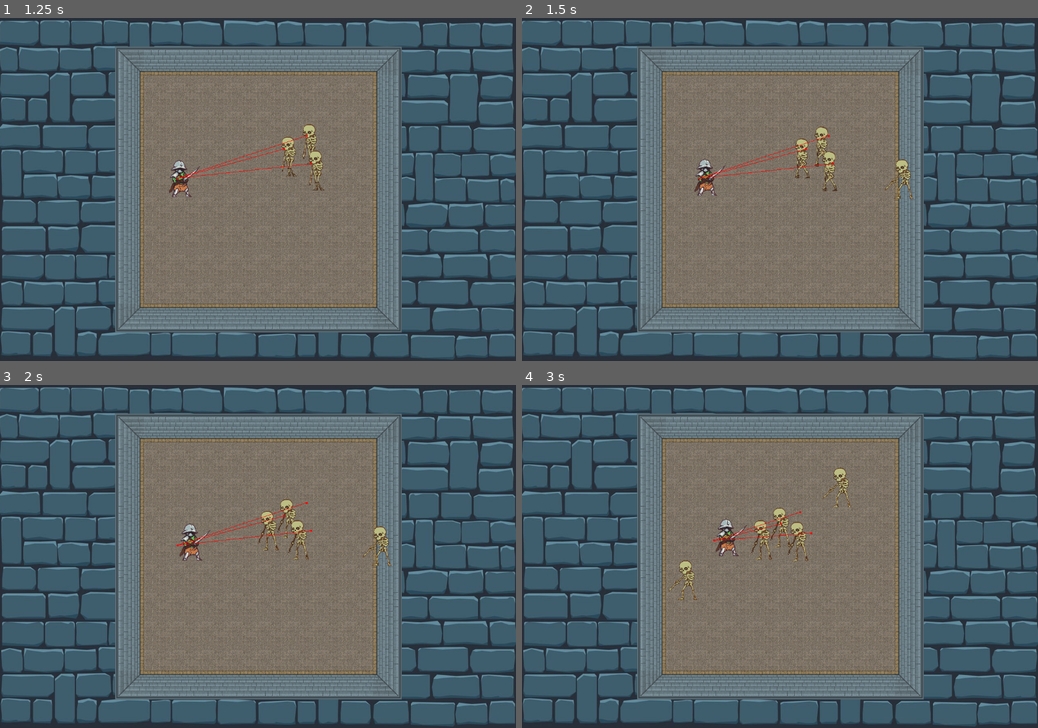
Above: before the commit, frames 1-4 (two rows, left to right).
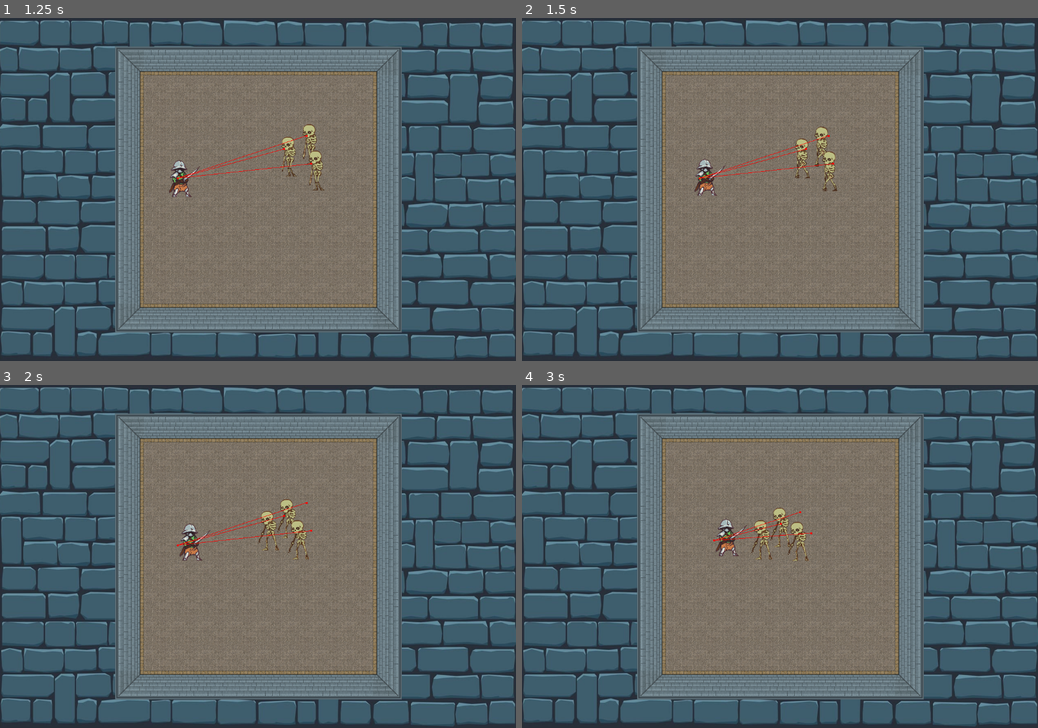
Above: after the commit, the same moments.

Repository: twobles/ecs-179-project-dungeon-dept
Game: Godot game, scene res://scenes/dungeon.tscn
Same seed, same stepped clock (60 frames per second), same inputs: the game is played once before the commit and once after it.
Inputs (mouse positions are in pixels of both pictures, inside the frame that each line leads up to):
- Up to frame 1 (1.25 s): click "READY" at 0.5 s
- Up to frame 2 (1.5 s): move the mouse to (893, 172) at 1.27 s; hold 1 (skeleton_select) from 1.28 s (still down)
- Up to frame 3 (2 s): keep holding 1 (skeleton_select)
- Up to frame 4 (3 s): move the mouse to (676, 573) at 2.02 s; release 1 (skeleton_select) at 2.03 s; click (676, 573) at 2.1 s; tap 1 (skeleton_select) at 2.3 s; move the mouse to (831, 481) at 2.77 s; hold 2 (second_select) from 2.78 s (still down)

Frame 1 is identical in both runs. In frame 2, 0.2% of the frame differs, in the area x 70-76%, y 41-53%; in frame 3, 0.2%; in frame 4, 0.4%, in the area x 28-64%, y 24-63%.

Commit message:
Disable player input after hitting ready

Diff:
--- a/dungeon_dept/scripts/build_menu.gd
+++ b/dungeon_dept/scripts/build_menu.gd
@@ -15,16 +15,18 @@
 @onready var boundary = $Boundary
 
 var is_dragging:bool = false  # Track if the icon is being dragged
-var is_inside_boundary:bool = false # Track if icon is inside boundary
+var is_inside_boundary:bool # Track if icon is inside boundary
+var is_ready:bool = false # Track if ready has been pressed
 
 
 func _on_button_pressed() -> void:
 	ui_test.hide()
 	ready_button.hide()
+	is_ready = true
 
 
 func _input(event):
-	if event.is_action_pressed("skeleton_select") and skeleton_icon_instance == null:
+	if is_ready == false and event.is_action_pressed("skeleton_select") and skeleton_icon_instance == null:
 		_remove_current_icon()
 		var mouse_position = get_global_mouse_position()
 		skeleton_icon_instance = skeleton_icon_scene.instantiate() as CharacterBody2D
@@ -61,9 +63,8 @@
 #	if is_dragging and second_icon_instance != null:
 #		second_icon_instance.position = get_global_mouse_position()
 
-
+# Function to remove icon when switching
 func _remove_current_icon():
-	# Remove the currently active icon if it exists
 	if skeleton_icon_instance != null:
 		skeleton_icon_instance.queue_free()
 		skeleton_icon_instance = null
